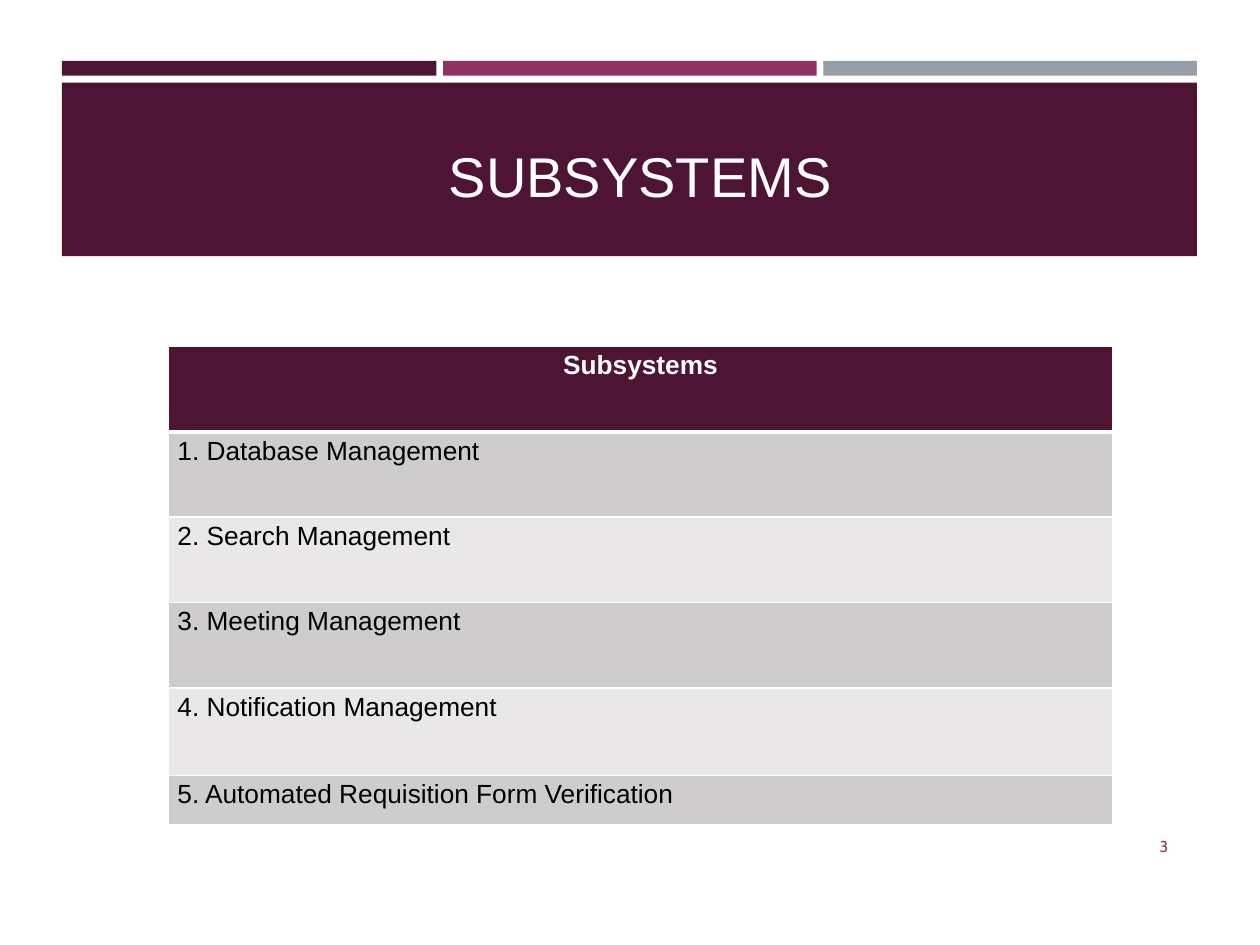
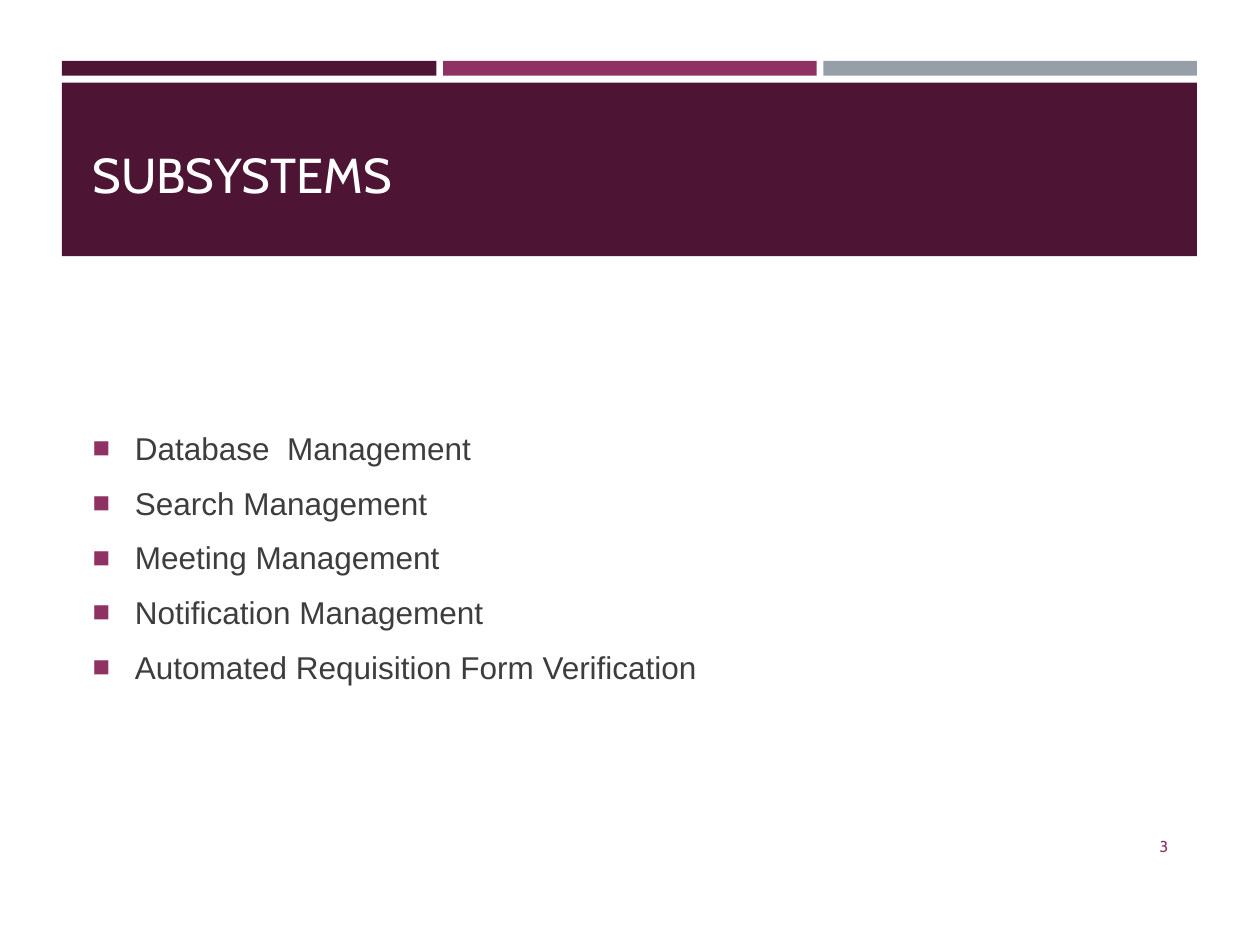
Before and after one commit to anikat1/ISD-Report, a slide deck: slide 3 of 5. Process Design.pptx. Drawn at 1260x945 pixels with LibreOffice and Linux fonts; fonts in the diff are those of the drawing. Boxes give left, top, right and bottom in pixels: in the first picture for what was removed or moved away, otherwise in the second. Text is boxed around its words. In the diff, an @@ line names an element or a change of style, - is before the commit and + after.

```diff
--- a/5. Process Design.pptx
+++ b/5. Process Design.pptx
@@ title "SUBSYSTEMS": place and size @@
-title "SUBSYSTEMS" at box(449, 158, 832, 198)
+title "SUBSYSTEMS" at box(93, 158, 392, 194)
@@ title "SUBSYSTEMS" at box(93, 158, 392, 194): size 32 to 28 pt, font Arial to Cabin; alignment centre to left @@
@@ table removed at box(168, 346, 1113, 825), 6 rows, 1 columns @@
-Subsystems
-1. Database Management
-2. Search Management
-3. Meeting Management
-4. Notification Management
-5. Automated Requisition Form Verification
@@ text added at box(135, 437, 697, 685), 18 pt, text #3D3D3D @@
+■ Database Management
+■ Search Management
+■ Meeting Management
+■ Notification Management
+■ Automated Requisition Form Verification
```
Also in this commit, not shown: 1 other slide changed, 1 slide added, 1 other file.
